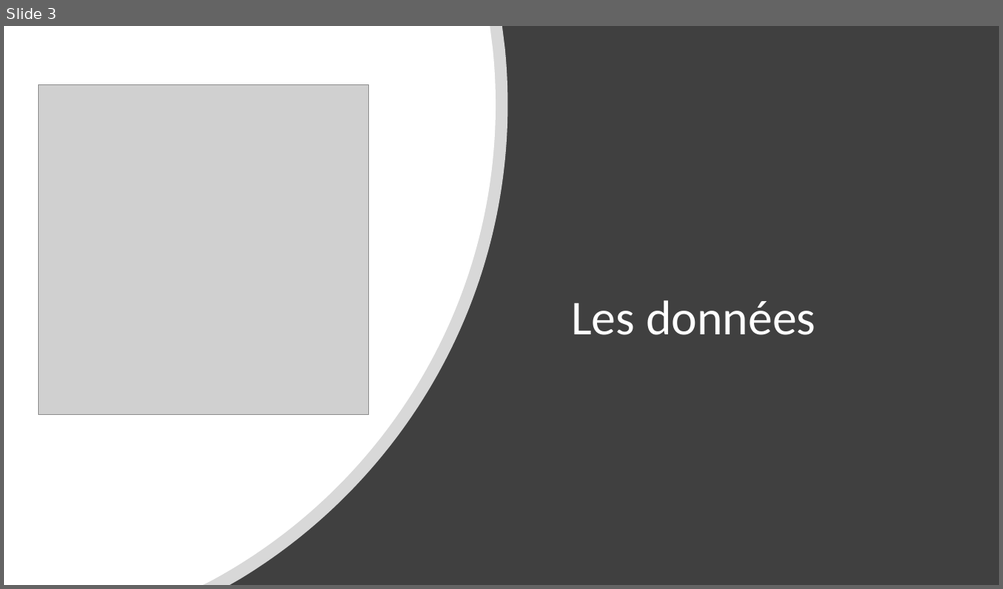
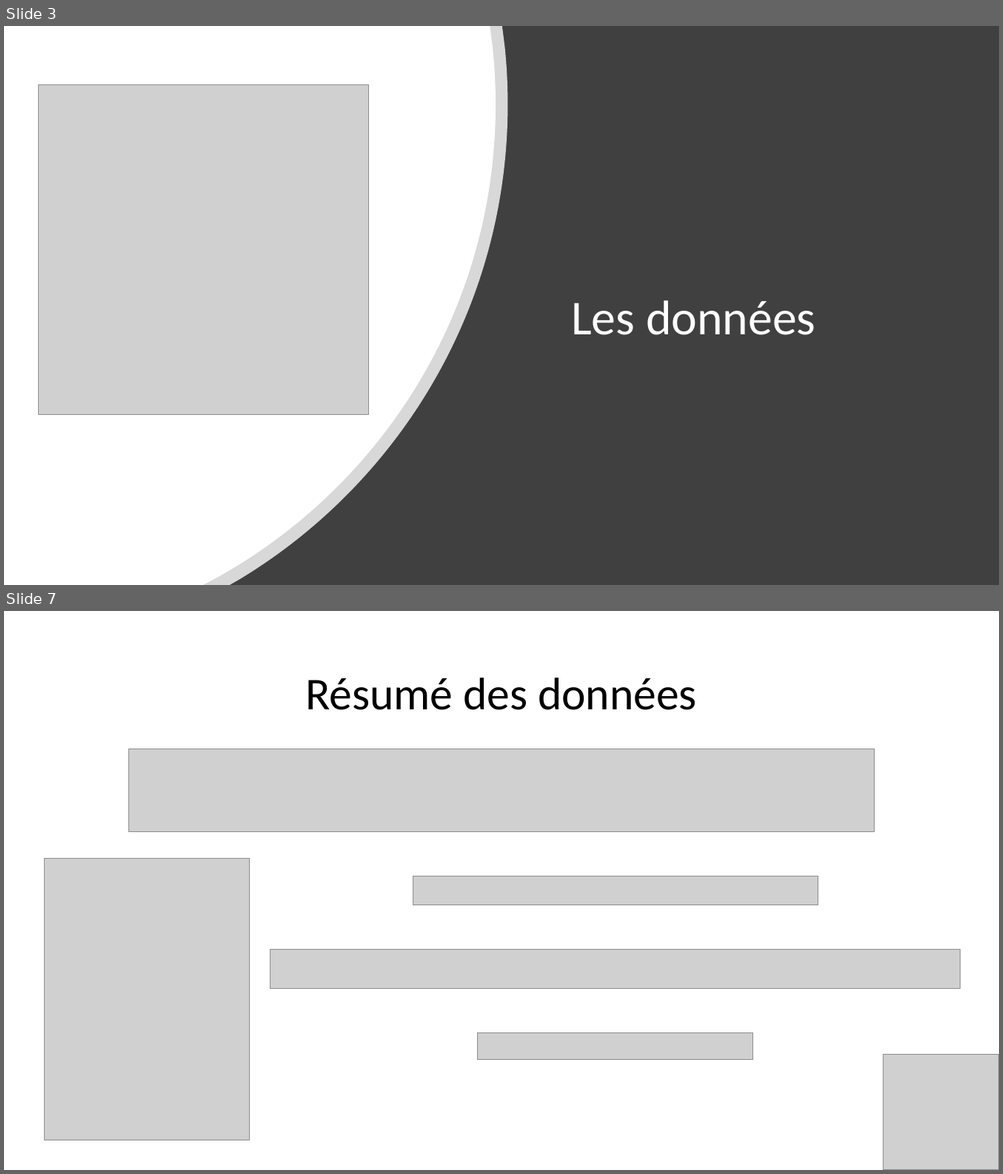
Before and after one commit to Julien-paulet/Projet_8, a slide deck: Présentation Projet_8.pptx. Shown one above the other, each under a label of ours: slide 3 before the commit, slides 3 and 7 after it; the slides between them are not shown. The pictures are 1003x589 and 1003x1174 pixels, drawn with LibreOffice and Linux fonts; fonts in the diff are those of the drawing; grey boxes stand for pictures. Boxes give left, top, right and bottom in pixels: in the first picture for what was removed or moved away, otherwise in the second. Text is boxed around its words. In the diff, an @@ line names an element or a change of style, - is before the commit and + after.

Commit message:
Changement suite à la soutenance ; Amélioration de la fonction d'opti, changement sur les données (on prend les résidus dans la reg), add de l'affichage des param sur Holt-Winters

```diff
--- a/Présentation Projet_8.pptx
+++ b/Présentation Projet_8.pptx
@@ slide 7 added at (x1=4, y1=611, x2=999, y2=1170), background #FFFFFF @@
@@ title added at (x1=305, y1=678, x2=697, y2=710), 44 pt, text #000000 @@
+Résumé des données
@@ picture added at (x1=128, y1=749, x2=874, y2=832) @@
@@ picture added at (x1=44, y1=859, x2=250, y2=1141) @@
@@ picture added at (x1=413, y1=877, x2=818, y2=906) @@
@@ picture added at (x1=270, y1=950, x2=960, y2=989) @@
@@ picture added at (x1=478, y1=1034, x2=753, y2=1059) @@
@@ picture added at (x1=883, y1=1054, x2=999, y2=1170) @@
```
Also in this commit, not shown: 2 slides changed, 3 other slides added, 14 other files.
